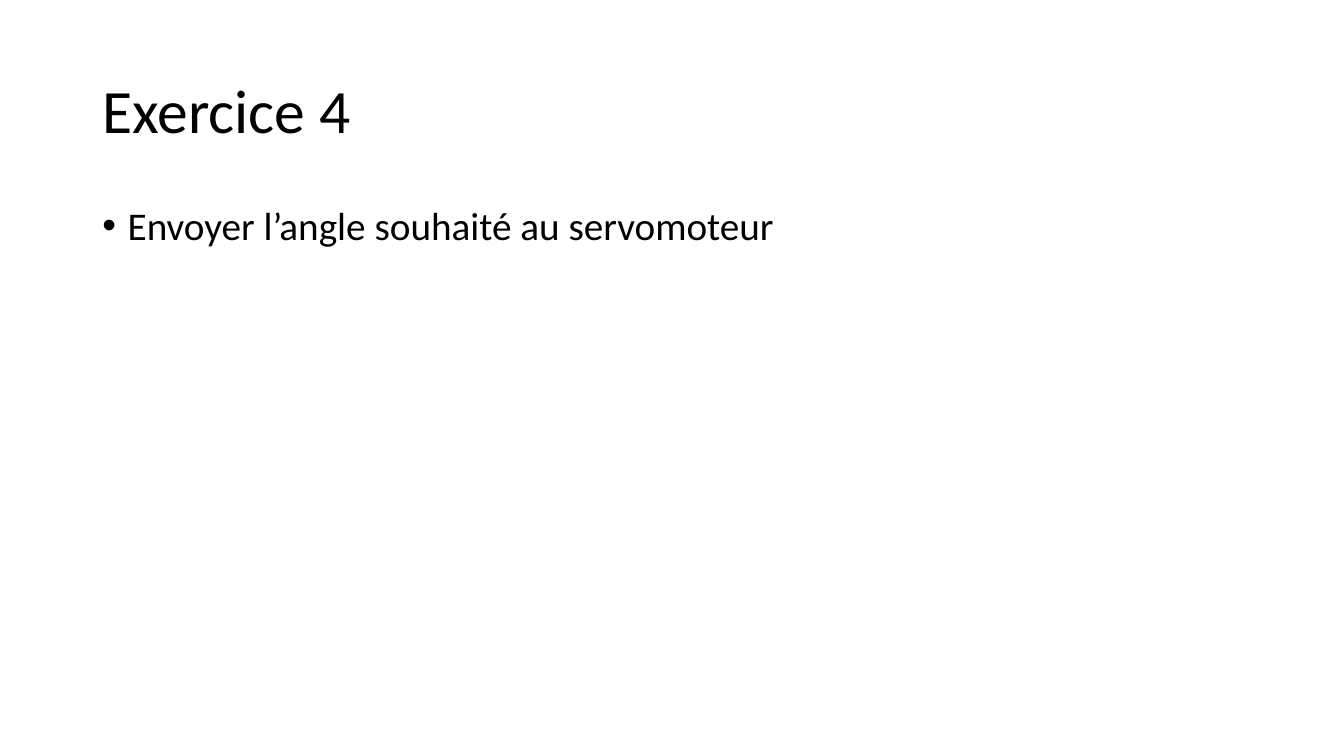
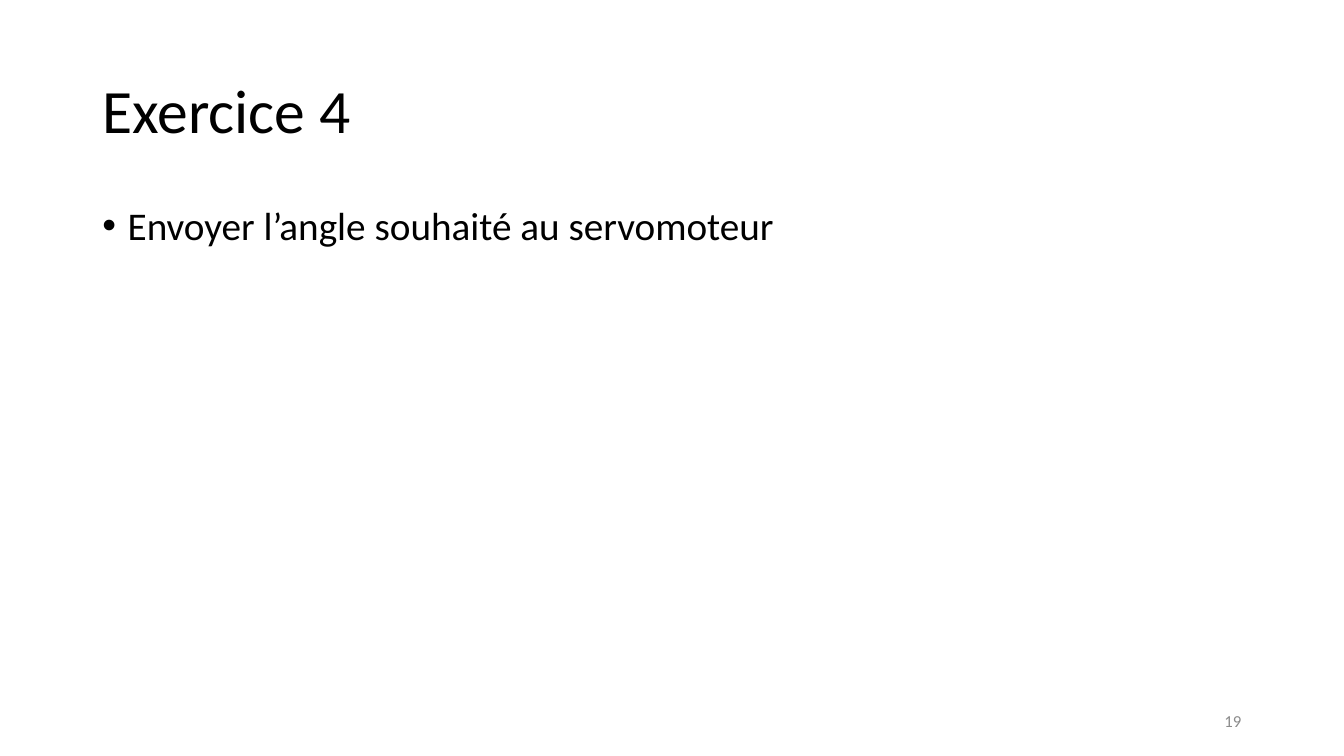
Before and after one commit to FabLabMons/iotlab-connectedobject-workshop, a slide deck: slide 19 of 201809-FabIoTLab-Objet connecte.pptx (slide 18 before the commit). Drawn at 1344x756 pixels with LibreOffice and Linux fonts; fonts in the diff are those of the drawing. Boxes give left, top, right and bottom in pixels: in the first picture for what was removed or moved away, otherwise in the second. Text is boxed around its words. In the diff, an @@ line names an element or a change of style, - is before the commit and + after.

```diff
--- a/201809-FabIoTLab-Objet connecte.pptx
+++ b/201809-FabIoTLab-Objet connecte.pptx
@@ page number added at (1224, 716, 1241, 727), 12 pt, text #8C8C8C @@
+19
```
Also in this commit, not shown: 19 other slides changed, 6 slides added, 1 slide removed.
